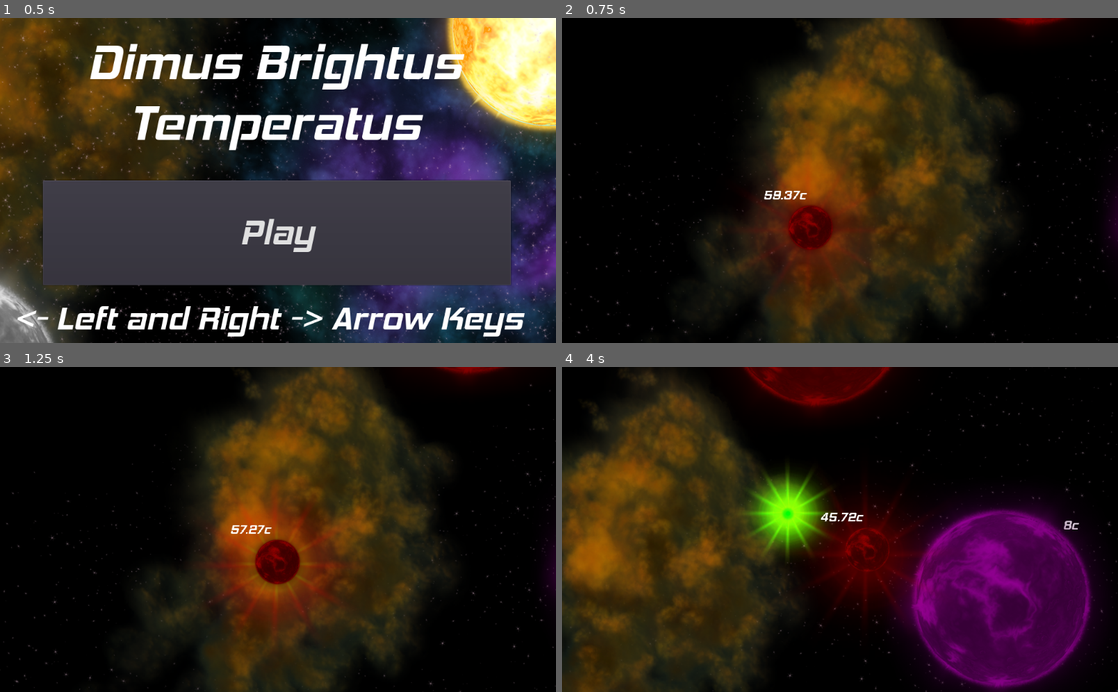
Above: before the commit, frames 1-4 (two rows, left to right).
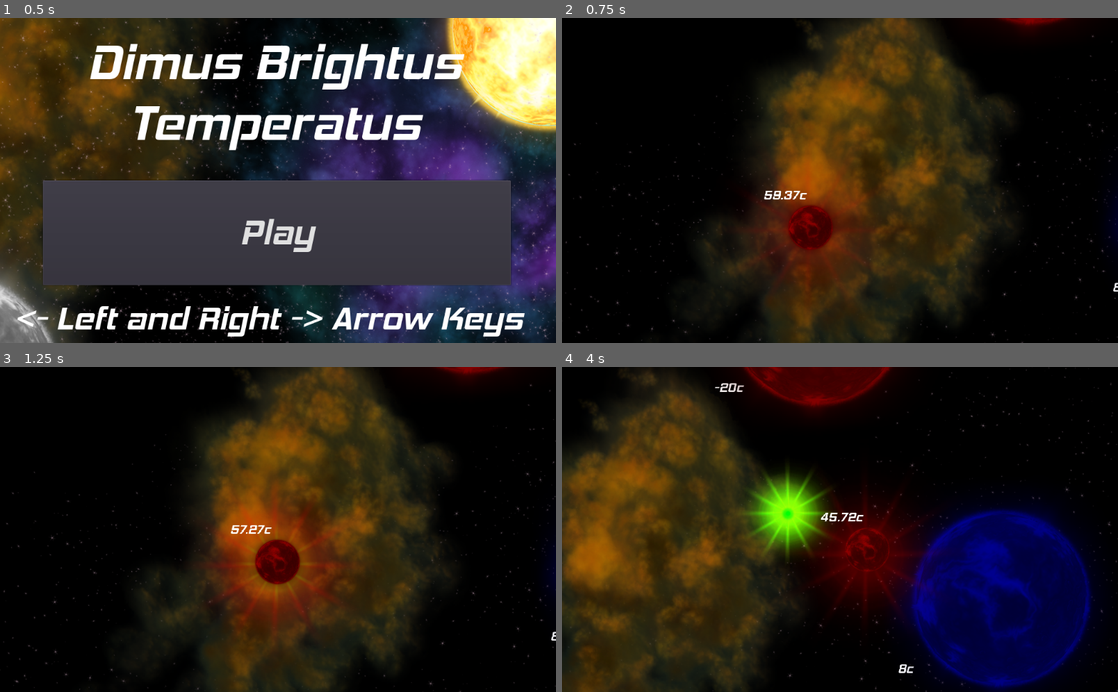
Above: after the commit, the same moments.

Repository: OneSleepyDev/GodotGameJam2018
Game: Godot game, scene res://Menu.tscn
Same seed, same stepped clock (60 frames per second), same inputs: the game is played once before the commit and once after it. Sound files missing from this copy of the repository are replaced by a short silence.
Inputs:
- Up to frame 1 (0.5 s): no input
- Up to frame 2 (0.75 s): click "Play" at 0.5 s
- Up to frame 3 (1.25 s): no input
- Up to frame 4 (4 s): hold Right (ui_right) 1.28-2.03 s; hold Left (ui_left) 2.03-2.78 s; hold Right (ui_right) from 2.78 s (still down)

Frame 1 is identical in both runs. In frame 2, 0.1% of the frame differs, in the area x 98-100%, y 54-85%; in frame 3, 0.1%; in frame 4, 16%, in the area x 27-96%, y 4-100%.

Commit message:
Fixed

Diff:
--- a/Planet.gd
+++ b/Planet.gd
@@ -22,7 +22,7 @@
 	if amountOfImpact < 45 && amountOfImpact >= 0  && isBad == false:
 		get_node("Label").set_text(String(amountOfImpact)+"c")
 		blue = .6
-		red = .6
+		red = 0
 		green = 0
 	if isBad:
 		get_node("Label").set_text("-"+String(amountOfImpact)+"c")
--- a/Planet.tscn
+++ b/Planet.tscn
@@ -27,17 +27,17 @@
 anchor_top = 0.0
 anchor_right = 0.0
 anchor_bottom = 0.0
-margin_left = 142.0
-margin_top = -188.0
-margin_right = 206.0
-margin_bottom = -151.0
+margin_left = -238.0
+margin_top = 143.0
+margin_right = -174.0
+margin_bottom = 180.0
 rect_pivot_offset = Vector2( 0, 0 )
 rect_clip_content = false
 mouse_filter = 2
 mouse_default_cursor_shape = 0
 size_flags_horizontal = 1
 size_flags_vertical = 4
-custom_fonts/font = SubResource( 2 )
+custom_fonts/font = SubResource( 1 )
 text = "c"
 percent_visible = 1.0
 lines_skipped = 0
Not shown: 3 places in Planet.tscn that only renumber resources
